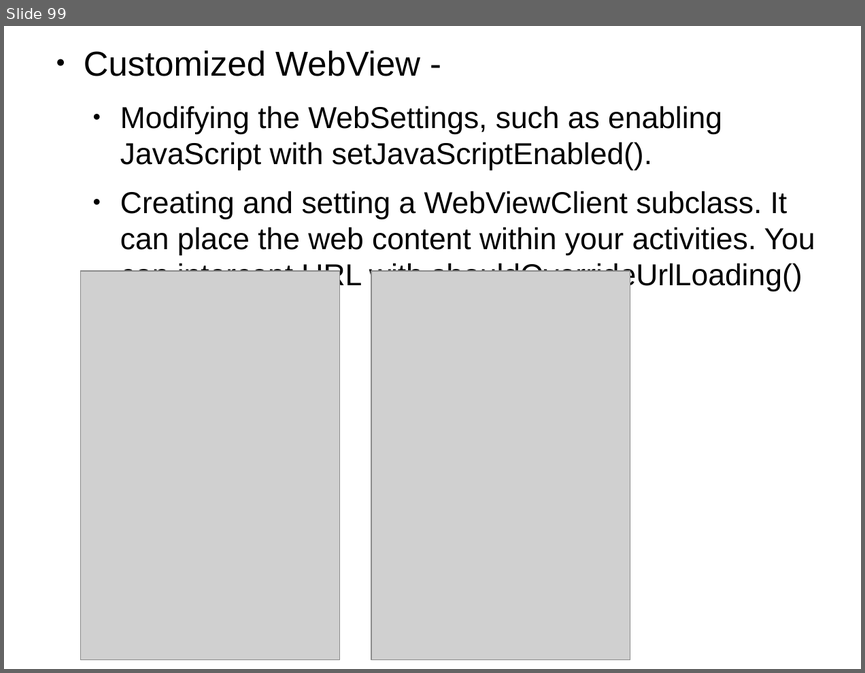
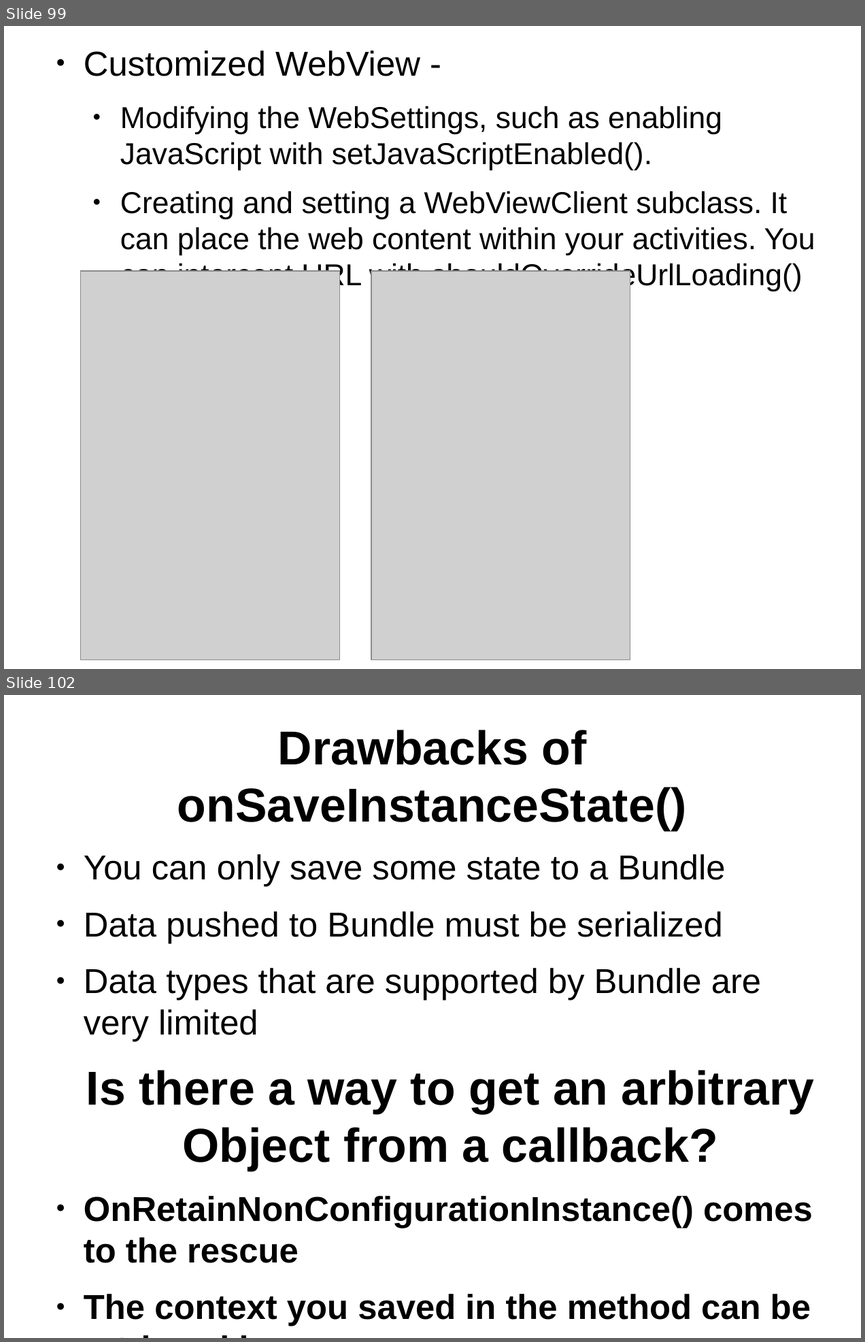
Before and after one commit to thegreatdao/testa, a slide deck: assets/android.odp. Shown one above the other, each under a label of ours: slide 99 before the commit, slides 99 and 102 after it; the slides between them are not shown. The pictures are 865x673 and 865x1342 pixels, drawn with LibreOffice and Linux fonts; fonts in the diff are those of the drawing; grey boxes stand for pictures. Boxes give left, top, right and bottom in pixels: in the first picture for what was removed or moved away, otherwise in the second. Text is boxed around its words. In the diff, an @@ line names an element or a change of style, - is before the commit and + after.

```diff
--- a/assets/android.odp
+++ b/assets/android.odp
@@ slide 102 added at [4, 695, 861, 1338], background #FFFFFF @@
@@ title added at [177, 730, 687, 830], 44 pt, text #000000, bold @@
+Drawbacks of onSaveInstanceState()
@@ text added at [84, 854, 814, 1326], 32 pt, text #000000, bold @@
+● You can only save some state to a Bundle
+● Data pushed to Bundle must be serialized
+● Data types that are supported by Bundle are very limited
+Is there a way to get an arbitrary Object from a callback?
+● OnRetainNonConfigurationInstance() comes to the rescue
+● The context you saved in the method can be retrieved by getLastNonConfigurationInstance()
```
Also in this commit, not shown: 1 slide changed, 4 other slides added, 5 other files.
